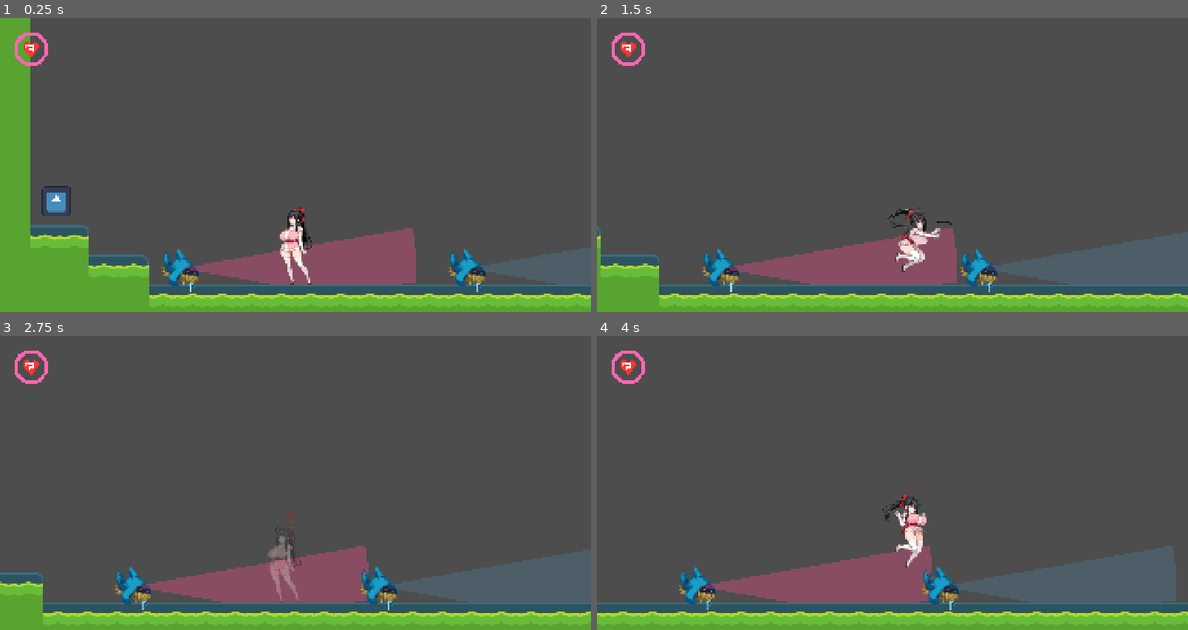
Above: before the commit, frames 1-4 (two rows, left to right).
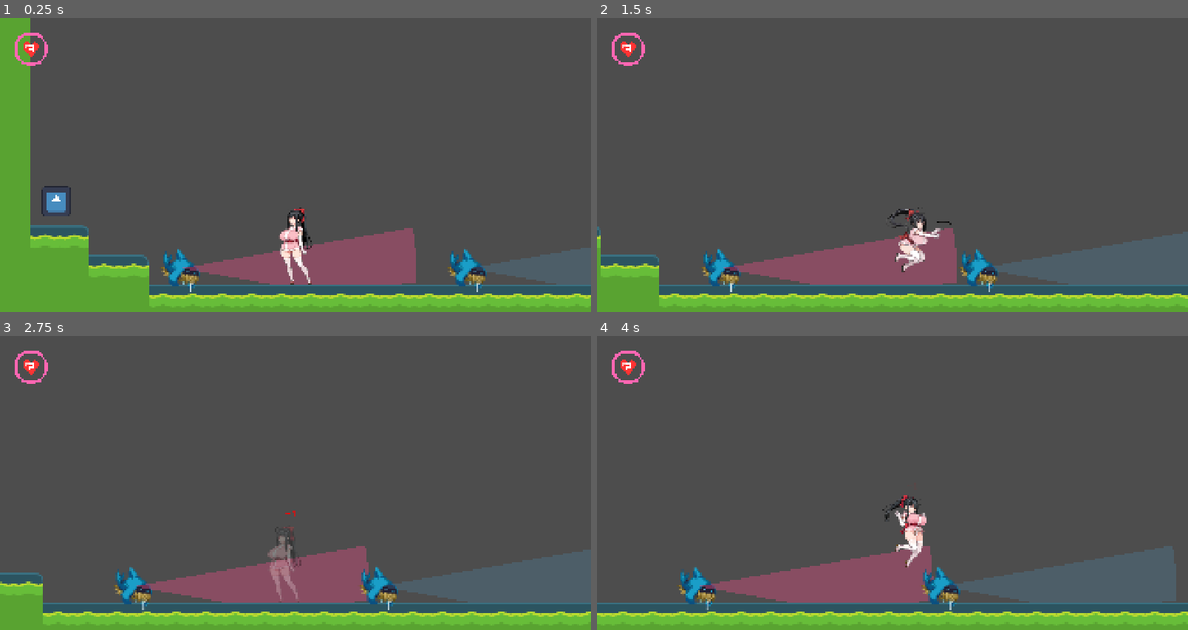
Above: after the commit, the same moments.

Repository: tea-X09A/Suzuran
Game: Godot game, scene res://scenes/levels/level0.tscn
Two runs of this game, one before a commit and one after it. Both use one fixed random seed, a clock stepped at 60 frames per second and the inputs below. The engine's default icon, where the game draws it, is replaced by a stand-in: a white triangle on a blue panel in a dark square.
Inputs:
- Up to frame 1 (0.25 s): no input
- Up to frame 2 (1.5 s): hold D (right) from 0.53 s (still down); tap F (fight) at 0.6 s; tap Space (jump) at 0.77 s; tap C (shooting) at 1.35 s
- Up to frame 3 (2.75 s): tap Space (jump) at 1.52 s; release D (right) at 2.03 s; hold A (left) from 2.03 s (still down); hold S (squat) from 2.03 s (still down)
- Up to frame 4 (4 s): release A (left) at 2.78 s; release S (squat) at 2.78 s; hold D (right) from 2.78 s (still down); tap Shift at 2.85 s; tap Space (jump) at 3.02, 3.77 s; tap F (fight) at 3.6 s

The runs differ from the first frame. In frame 1, less than 0.1% of the frame differs, in the area x 3-9%, y 6-17%; in frame 2, less than 0.1%; in frame 3, less than 0.1%, in the area x 3-50%, y 6-63%; in frame 4, less than 0.1%.

Commit message:
Improve HP gauge UI system for better visual feedback
- Change max HP from 100 to 32 for 1:1 dot correspondence
- Adjust HP gauge dot count from 64 to 32
- Improve dot rounding from int() to roundi() for better accuracy
- Slow HP depletion rate from 1/sec to 1/2sec in CAPTURE state
- Convert damage number from Label to Control with dot rendering

🤖 Generated with [Claude Code](https://claude.com/claude-code)

Co-Authored-By: Claude <noreply@anthropic.com>

Diff:
--- a/scripts/player/player.gd
+++ b/scripts/player/player.gd
@@ -59,8 +59,8 @@
 var capture_animation_name: String = "enemy_01_normal_idle"
 # シールド残量（初期値3）
 var shield_count: int = 3
-# 現在のHP（初期値100）
-var current_hp: float = 100.0
+# 現在のHP（初期値32）
+var current_hp: float = 32.0
 # UI HPゲージへの参照
 var hp_gauge: Control = null
 # ダメージ表記への参照
@@ -147,7 +147,7 @@
 		if hp_gauge:
 			# シールド値とHP値を初期化
 			hp_gauge.hp_value = shield_count
-			hp_gauge.progress = current_hp / 100.0
+			hp_gauge.progress = current_hp / 32.0
 
 # ======================== メイン処理ループ ========================
 
@@ -296,13 +296,13 @@
 func show_damage_number(damage: int) -> void:
 	# 既存のダメージ表記がある場合は上書き
 	if damage_number and is_instance_valid(damage_number):
-		damage_number.text = str(damage)
+		damage_number.display_value = damage
 		damage_number.reset_fade()
 		return
 
 	# 新規作成
 	damage_number = DamageNumber.new()
-	damage_number.text = str(damage)
+	damage_number.display_value = damage
 
 	# スプライトの頂点から少し上に配置
 	var sprite_height: float = 0.0
@@ -311,6 +311,4 @@
 	var offset_above_head: float = 10.0  # 頭上からの追加オフセット
 	damage_number.position = Vector2(0, -(sprite_height / 2.0 + offset_above_head))
 
-	damage_number.horizontal_alignment = HORIZONTAL_ALIGNMENT_CENTER
-	damage_number.vertical_alignment = VERTICAL_ALIGNMENT_CENTER
 	add_child(damage_number)
--- a/scripts/player/states/capture_state.gd
+++ b/scripts/player/states/capture_state.gd
@@ -187,8 +187,8 @@
 
 ## CAPTURE状態時のHP減少処理
 func _update_hp_depletion(delta: float) -> void:
-	# 毎秒1ずつHP減少
-	player.current_hp -= delta
+	# 2秒ごとに1ずつHP減少
+	player.current_hp -= delta * 0.5
 
 	# HPが0未満にならないようにクランプ
 	if player.current_hp < 0.0:
@@ -196,4 +196,4 @@
 
 	# UIのHPゲージを更新
 	if player.hp_gauge:
-		player.hp_gauge.progress = player.current_hp / 100.0
+		player.hp_gauge.progress = player.current_hp / 32.0
--- a/scripts/ui/circular_progress.gd
+++ b/scripts/ui/circular_progress.gd
@@ -143,7 +143,7 @@
 	_draw_dot_number(center, hp_value)
 
 func _draw_dotted_gauge(center: Vector2, start_angle: float) -> void:
-	var dot_count: int = 64  # 円周上に配置するドットの総数
+	var dot_count: int = 32  # 円周上に配置するドットの総数
 	var dot_size: float = 10.0  # ドットのサイズ（ピクセル）
 	var angle_step: float = TAU / float(dot_count)
 
@@ -156,7 +156,7 @@
 
 	# プログレスのドット（ピンク）- 正方形（時計回りに描画）
 	if progress > 0.0:
-		var progress_dot_count: int = int(float(dot_count) * progress)
+		var progress_dot_count: int = roundi(float(dot_count) * progress)
 		for i in range(progress_dot_count):
 			# 時計回りにするため angle_step を引く
 			var angle: float = start_angle - float(i) * angle_step
--- a/scripts/ui/damage_number.gd
+++ b/scripts/ui/damage_number.gd
@@ -1,19 +1,131 @@
 class_name DamageNumber
-extends Label
+extends Control
+
+## 表示する数値（マイナス値も対応）
+var display_value: int = 0:
+	set(value):
+		display_value = value
+		queue_redraw()
 
 ## フェードアウトタイマー
 var fade_timer: float = 0.0
 ## フェード継続時間
-var fade_duration: float = 3.0
+var fade_duration: float = 2.0
 ## 表示開始時の不透明度
 var initial_alpha: float = 1.0
 
+# マイナス記号のドットパターン（5x7）
+const MINUS_PATTERN: Array = [
+	[0, 0, 0, 0, 0],
+	[0, 0, 0, 0, 0],
+	[0, 0, 0, 0, 0],
+	[1, 1, 1, 1, 1],
+	[0, 0, 0, 0, 0],
+	[0, 0, 0, 0, 0],
+	[0, 0, 0, 0, 0]
+]
+
+# 数字のドットパターン（5x7）
+const DIGIT_PATTERNS: Dictionary = {
+	0: [
+		[1, 1, 1, 1, 1],
+		[1, 0, 0, 0, 1],
+		[1, 0, 0, 0, 1],
+		[1, 0, 0, 0, 1],
+		[1, 0, 0, 0, 1],
+		[1, 0, 0, 0, 1],
+		[1, 1, 1, 1, 1]
+	],
+	1: [
+		[0, 0, 1, 0, 0],
+		[0, 1, 1, 0, 0],
+		[0, 0, 1, 0, 0],
+		[0, 0, 1, 0, 0],
+		[0, 0, 1, 0, 0],
+		[0, 0, 1, 0, 0],
+		[0, 1, 1, 1, 0]
+	],
+	2: [
+		[1, 1, 1, 1, 1],
+		[0, 0, 0, 0, 1],
+		[0, 0, 0, 0, 1],
+		[1, 1, 1, 1, 1],
+		[1, 0, 0, 0, 0],
+		[1, 0, 0, 0, 0],
+		[1, 1, 1, 1, 1]
+	],
+	3: [
+		[1, 1, 1, 1, 1],
+		[0, 0, 0, 0, 1],
+		[0, 0, 0, 0, 1],
+		[1, 1, 1, 1, 1],
+		[0, 0, 0, 0, 1],
+		[0, 0, 0, 0, 1],
+		[1, 1, 1, 1, 1]
+	],
+	4: [
+		[1, 0, 0, 0, 1],
+		[1, 0, 0, 0, 1],
+		[1, 0, 0, 0, 1],
+		[1, 1, 1, 1, 1],
+		[0, 0, 0, 0, 1],
+		[0, 0, 0, 0, 1],
+		[0, 0, 0, 0, 1]
+	],
+	5: [
+		[1, 1, 1, 1, 1],
+		[1, 0, 0, 0, 0],
+		[1, 0, 0, 0, 0],
+		[1, 1, 1, 1, 1],
+		[0, 0, 0, 0, 1],
+		[0, 0, 0, 0, 1],
+		[1, 1, 1, 1, 1]
+	],
+	6: [
+		[1, 1, 1, 1, 1],
+		[1, 0, 0, 0, 0],
+		[1, 0, 0, 0, 0],
+		[1, 1, 1, 1, 1],
+		[1, 0, 0, 0, 1],
+		[1, 0, 0, 0, 1],
+		[1, 1, 1, 1, 1]
+	],
+	7: [
+		[1, 1, 1, 1, 1],
+		[0, 0, 0, 0, 1],
+		[0, 0, 0, 0, 1],
+		[0, 0, 0, 1, 0],
+		[0, 0, 1, 0, 0],
+		[0, 1, 0, 0, 0],
+		[1, 0, 0, 0, 0]
+	],
+	8: [
+		[1, 1, 1, 1, 1],
+		[1, 0, 0, 0, 1],
+		[1, 0, 0, 0, 1],
+		[1, 1, 1, 1, 1],
+		[1, 0, 0, 0, 1],
+		[1, 0, 0, 0, 1],
+		[1, 1, 1, 1, 1]
+	],
+	9: [
+		[1, 1, 1, 1, 1],
+		[1, 0, 0, 0, 1],
+		[1, 0, 0, 0, 1],
+		[1, 1, 1, 1, 1],
+		[0, 0, 0, 0, 1],
+		[0, 0, 0, 0, 1],
+		[1, 1, 1, 1, 1]
+	]
+}
+
 func _ready() -> void:
 	# 初期設定
-	modulate = Color(1.0, 0.0, 0.0, initial_alpha)  # 赤色、完全不透明
+	modulate = Color(1.0, 1.0, 1.0, initial_alpha)
 	fade_timer = fade_duration
-	# フォントサイズを大きく設定
-	add_theme_font_size_override("font_size", 20)
+	# 最小サイズを設定（小さめに調整）
+	custom_minimum_size = Vector2(30, 20)
+	queue_redraw()
 
 func _process(delta: float) -> void:
 	# フェードアウト処理
@@ -29,3 +141,52 @@
 func reset_fade() -> void:
 	fade_timer = fade_duration
 	modulate.a = initial_alpha
+
+func _draw() -> void:
+	var value_str: String = str(display_value)
+	var dot_size: float = 3.0  # ドットサイズ（小さめ）
+	var spacing: float = 2.0  # ドット間隔
+	var char_width: float = 5 * spacing  # 1文字の幅（5ドット分）
+	var char_height: float = 7 * spacing  # 1文字の高さ（7ドット分）
+	var char_gap: float = 1.5 * spacing  # 文字間の間隔
+
+	# 全体の幅を計算
+	var total_chars: int = value_str.length()
+	var total_width: float = total_chars * char_width + (total_chars - 1) * char_gap
+
+	# 開始位置（中央揃え）
+	var start_x: float = (size.x - total_width) / 2.0
+	var start_y: float = (size.y - char_height) / 2.0
+
+	# 赤色でドットを描画（alphaはmodulateで制御される）
+	var dot_color: Color = Color(1.0, 0.0, 0.0, 1.0)
+
+	var current_x: float = start_x
+
+	# 各文字を描画
+	for i in range(value_str.length()):
+		var char: String = value_str[i]
+		var pattern: Array
+
+		if char == "-":
+			pattern = MINUS_PATTERN
+		else:
+			var digit: int = int(char)
+			pattern = DIGIT_PATTERNS[digit]
+
+		# パターンを描画
+		for row in range(7):
+			for col in range(5):
+				if pattern[row][col] == 1:
+					var pos: Vector2 = Vector2(
+						current_x + col * spacing + spacing / 2.0,
+						start_y + row * spacing + spacing / 2.0
+					)
+					var rect: Rect2 = Rect2(
+						pos - Vector2(dot_size / 2.0, dot_size / 2.0),
+						Vector2(dot_size, dot_size)
+					)
+					draw_rect(rect, dot_color)
+
+		# 次の文字位置へ移動
+		current_x += char_width + char_gap
